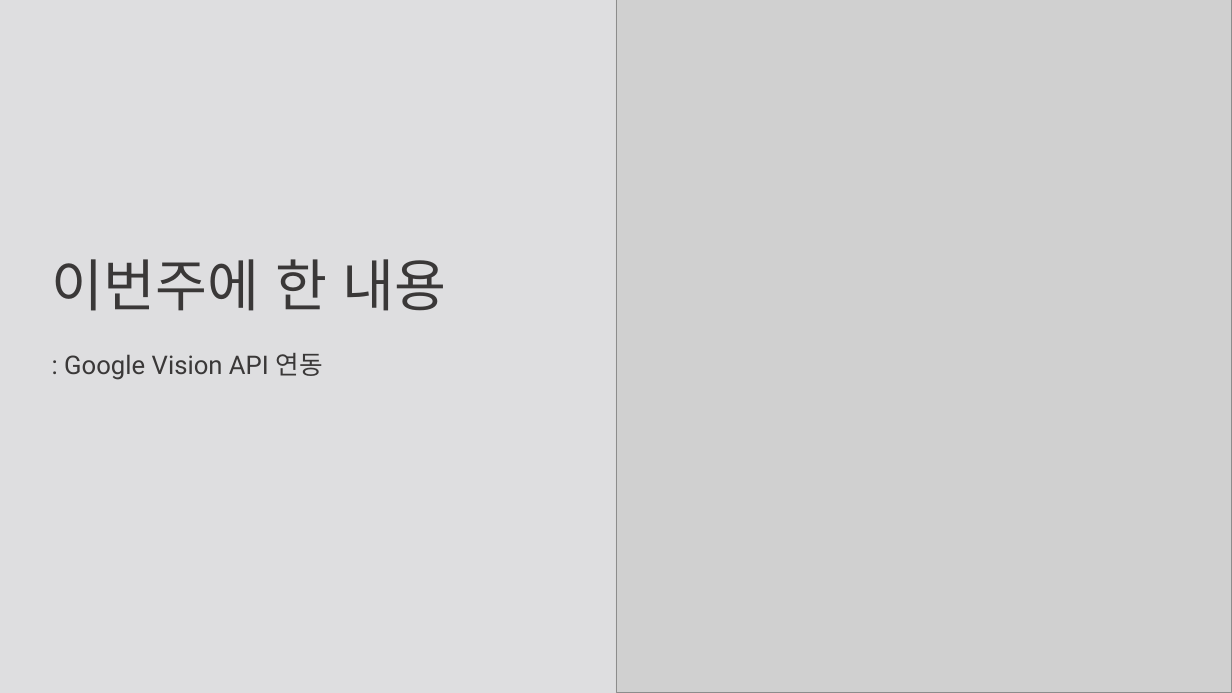
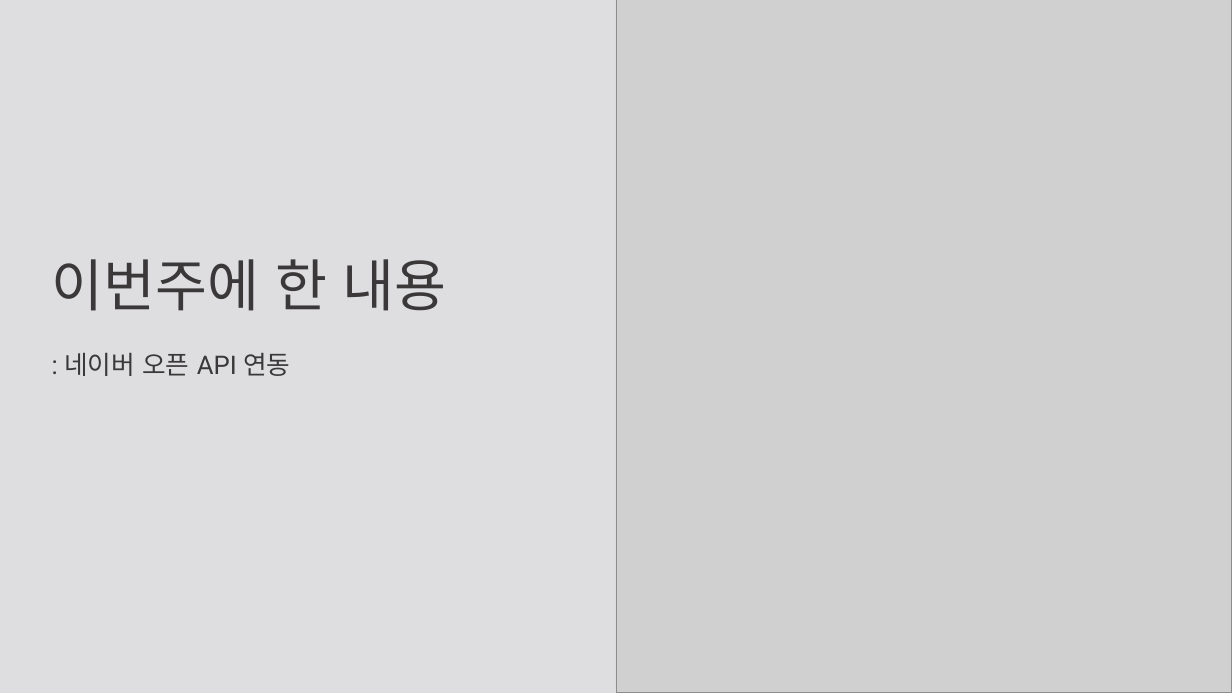
Before and after one commit to weaknessHero/Project_AvatarS, a slide deck: slide 2 of 발표자료/업데이트/LJJppt.pptx. Drawn at 1232x693 pixels with LibreOffice and Linux fonts; fonts in the diff are those of the drawing; grey boxes stand for pictures. Boxes give left, top, right and bottom in pixels: in the first picture for what was removed or moved away, otherwise in the second. Text is boxed around its words. In the diff, an @@ line names an element or a change of style, - is before the commit and + after.

```diff
--- a/발표자료/업데이트/LJJppt.pptx
+++ b/발표자료/업데이트/LJJppt.pptx
@@ text at <box>64,353,290,376</box>: text changed @@
-: Google Vision API 연동
+: 네이버 오픈 API 연동
```
Also in this commit, not shown: 2 slides added, 1 slide removed.
